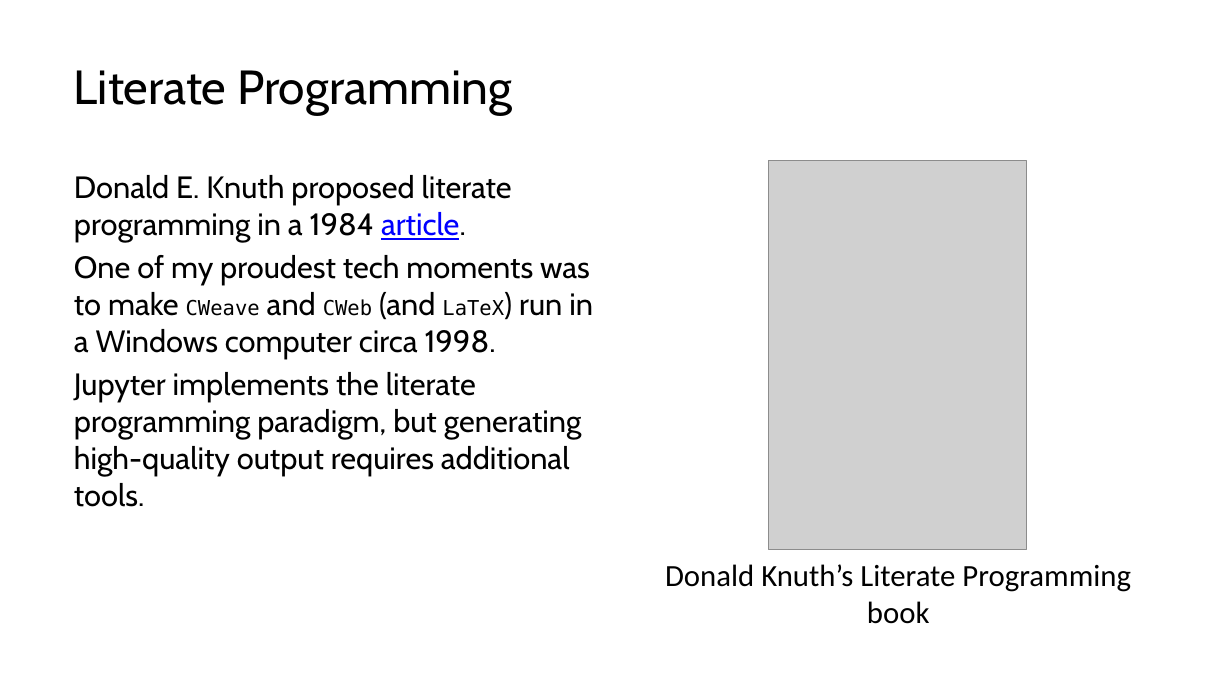
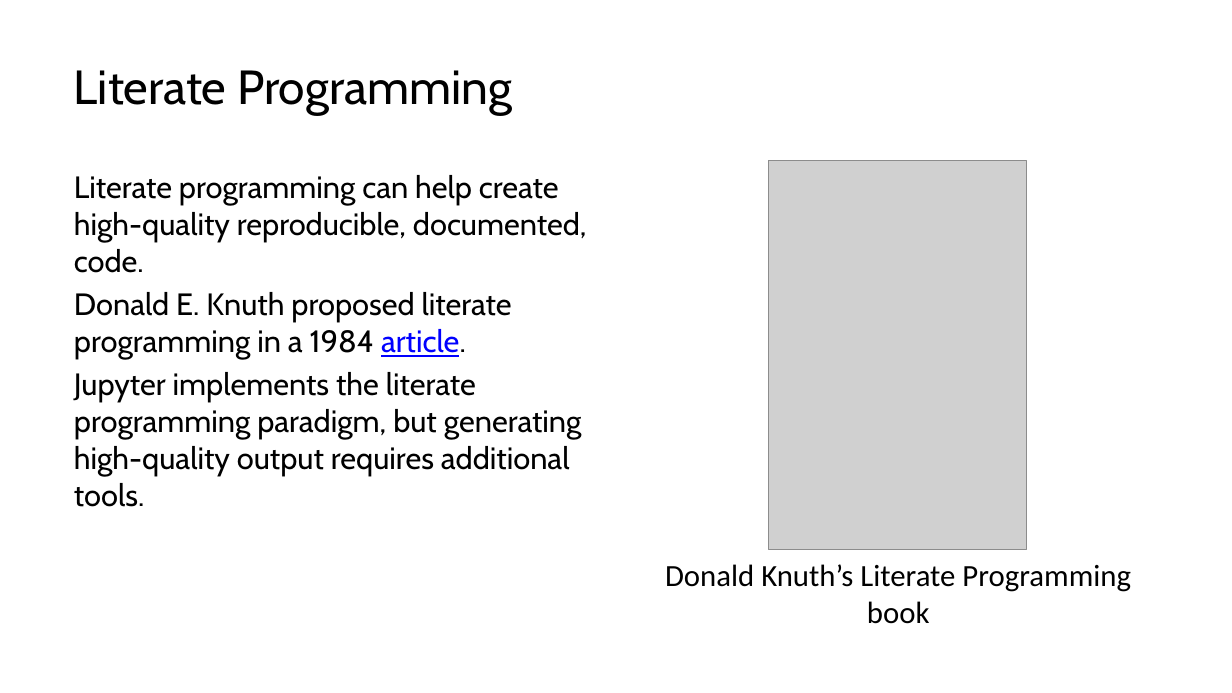
Before and after one commit to lucas-a-meyer/using-quarto, a slide deck: slide 4 of docs/presentation.pptx. Drawn at 1232x693 pixels with LibreOffice and Linux fonts; fonts in the diff are those of the drawing; grey boxes stand for pictures. Boxes give left, top, right and bottom in pixels: in the first picture for what was removed or moved away, otherwise in the second. Text is boxed around its words. In the diff, an @@ line names an element or a change of style, - is before the commit and + after.

```diff
--- a/docs/presentation.pptx
+++ b/docs/presentation.pptx
@@ text at (74, 175, 587, 273): paragraph added @@
+Literate programming can help create high-quality reproducible, documented, code.
@@ text at (74, 255, 593, 359): paragraph removed @@
-One of my proudest tech moments was to make CWeave and CWeb (and LaTeX) run in a Windows computer circa 1998.
```
Also in this commit, not shown: 1 other slide changed, 9 other files.
